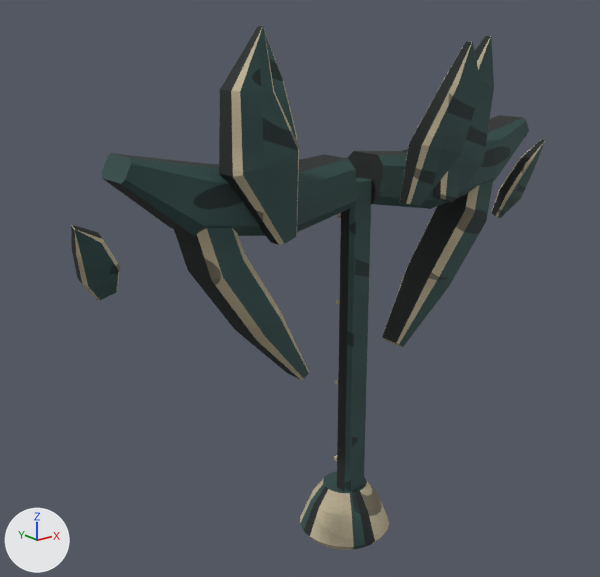
The glTF model sketches/core-loop/assets/models/bosses/boss_mind_base.glb: old version first, new version second.
Camera for both pictures: a 50 mm camera at (-30.6, -33.8, 29.9) aimed at (-2.0, 1.9, 15.6). Arrows for +X, +Y and +Z are at lower left; the lights stay in place. The first picture is the older version. Both versions are drawn at frame 18 of the action 'phase_break_2'; the numbers are the values there.

Script lines for the objects in view, before the commit:
```python
me_mantle0 = bpy.data.meshes.new('Mantle0')
me_mantle0.from_pydata(...)  # 32 vertices, 60 faces; spans x -4.0..1.0, y -0.95..0.95, z -2.38..6.01
# faces by material slot: [18, 42]
me_mantle0.materials.append(mat_dark_joint)
me_mantle0.materials.append(mat_ancient_enamel)
me_mantle1 = bpy.data.meshes.new('Mantle1')
me_mantle1.from_pydata(...)  # 32 vertices, 60 faces; spans x -1.84..3.2, y -0.95..1.35, z -3.66..7.41
# faces by material slot: [18, 42]
me_mantle1.materials.append(mat_dark_joint)
me_mantle1.materials.append(mat_ancient_enamel)
me_seatbase = bpy.data.meshes.new('SeatBase')
me_seatbase.from_pydata(...)  # 96 vertices, 188 faces; spans x -2.8..2.8, y -2.8..2.8, z -1.6..1.6
# faces by material slot: [46, 142]
me_seatbase.materials.append(mat_dark_joint)
me_seatbase.materials.append(mat_ancient_enamel)
ob_mantle0 = bpy.data.objects.new('Mantle0', me_mantle0)
ob_mantle0.parent = ob_mantlesocket0
ob_mantle0.location = (-2.75, -1.031, -2.786)
ob_mantle0.rotation_euler = (0.447, 0.0, 0.0)  # degrees (26, 0, 0)
ob_mantle0.scale = (0.504, 0.504, 0.504)
ob_mantle1 = bpy.data.objects.new('Mantle1', me_mantle1)
ob_mantle1.parent = ob_mantlesocket1
ob_mantle1.location = (2.75, -1.031, -2.786)
ob_mantle1.rotation_euler = (0.447, 0.0, 0.0)  # degrees (26, 0, 0)
ob_mantle1.scale = (0.504, 0.504, 0.504)
ob_seatbase = bpy.data.objects.new('SeatBase', me_seatbase)
ob_seatbase.parent = ob_combatseat
ob_seatbase.location = (0.0, 0.0, 0.0)
# also in view: 'SupportL' at (-7.2, -0.1, 16.8); 'Mantle2' at (-7.6, -2.0, 24.9); 'Mantle5' at (2.1, -4.5, 25.1); 'Mantle3' at (6.6, -2.0, 24.9); 'CrownFrame' at (0.0, 0.0, 22.2)
```
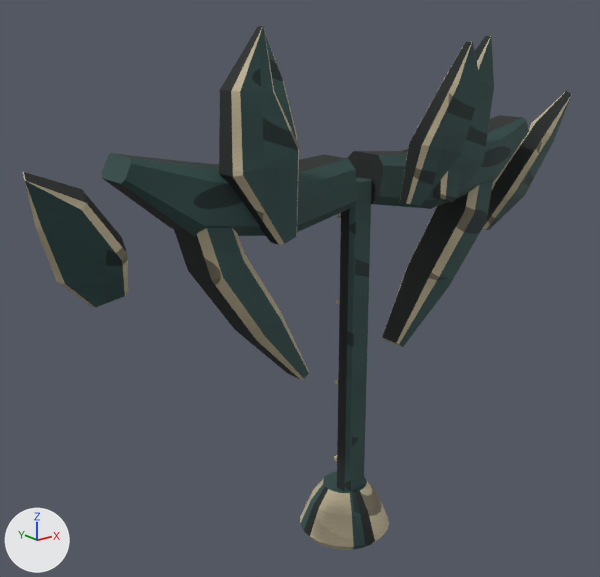
What changed in the scene script:
```text
Change ob_mantle0:
    ob_mantle0.location: (-2.75, -1.031, -2.786) -> (-2.662, -0.998, -2.365)
    ob_mantle0.rotation_euler: (0.447, 0.0, 0.0) -> (0.512, 0.000035, -0.249)  # degrees (26, 0, 0) -> degrees (29, 0, -14)
    ob_mantle0.scale: (0.504, 0.504, 0.504) -> (0.893, 0.893, 0.893)
Change ob_mantle1:
    ob_mantle1.location: (2.75, -1.031, -2.786) -> (2.662, -0.998, -2.365)
    ob_mantle1.rotation_euler: (0.447, 0.0, 0.0) -> (0.512, -0.000035, 0.249)  # degrees (26, 0, 0) -> degrees (29, 0, 14)
    ob_mantle1.scale: (0.504, 0.504, 0.504) -> (0.893, 0.893, 0.893)
```

Changed parts and their boxes (x1, y1, x2, y2) in the pictures (600 x 577 px):
'Mantle0', moved, turned, rescaled: before (71, 225, 120, 300); after (23, 172, 128, 308)
'Mantle1', moved, turned, rescaled: before (491, 139, 545, 218); after (483, 91, 572, 230)
